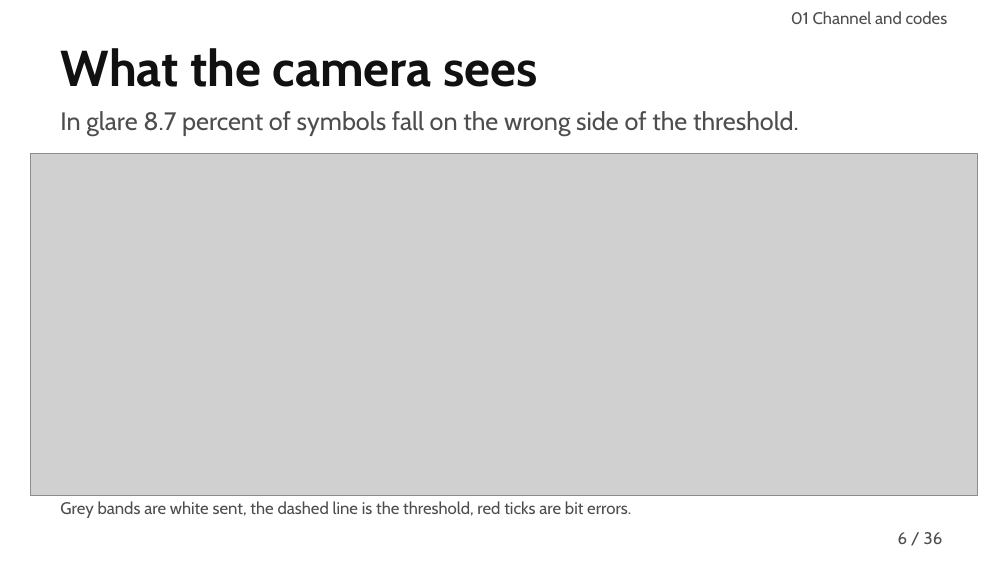
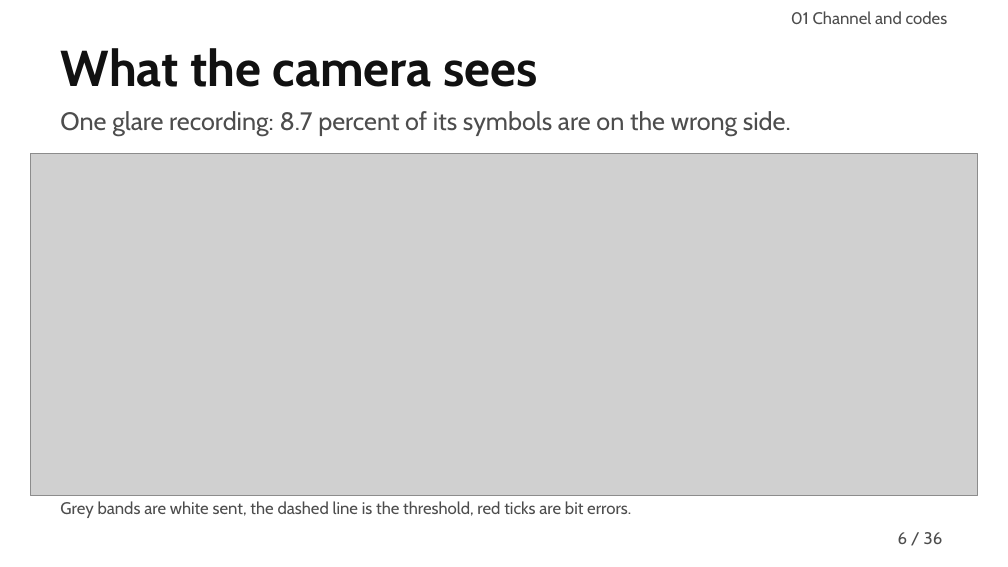
Before and after one commit to MuhammadMaazA/SamplingCW, a slide deck: slide 6 of presentation/gridlink-presentation.pptx. Drawn at 1008x567 pixels with LibreOffice and Linux fonts; fonts in the diff are those of the drawing; grey boxes stand for pictures. Boxes give left, top, right and bottom in pixels: in the first picture for what was removed or moved away, otherwise in the second. Text is boxed around its words. In the diff, an @@ line names an element or a change of style, - is before the commit and + after.

```diff
--- a/presentation/gridlink-presentation.pptx
+++ b/presentation/gridlink-presentation.pptx
@@ text at [60, 111, 791, 136]: text changed @@
-In glare 8.7 percent of symbols fall on the wrong side of the threshold.
+One glare recording: 8.7 percent of its symbols are on the wrong side.
```
Also in this commit, not shown: 2 other slides changed, 7 other files.
